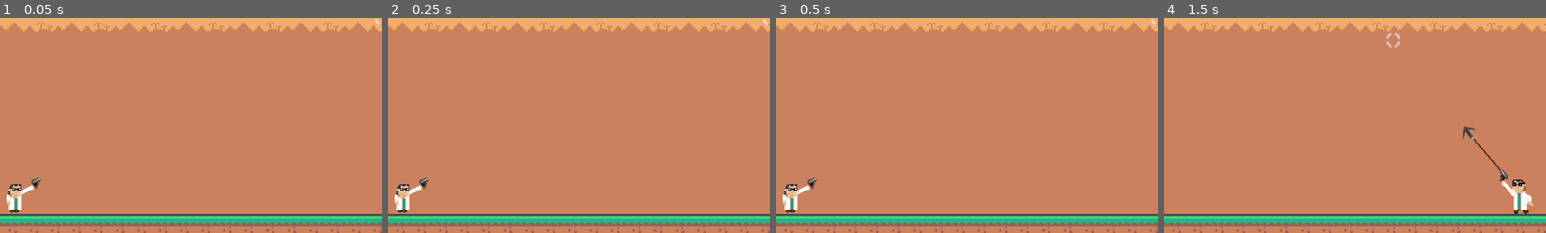
Above: before the commit, frames 1-4 (left to right).
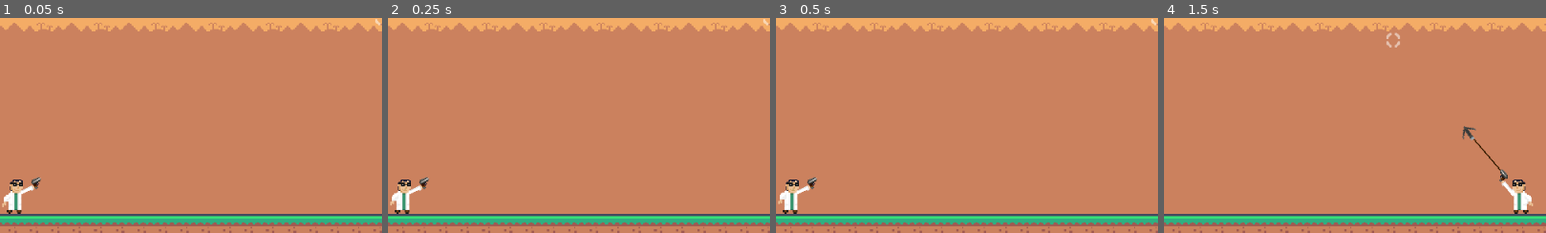
Above: after the commit, the same moments.

Repository: Royerino/Hooked-Up
Game: Godot game, scene res://levels/level_template.tscn
Same seed, same stepped clock (60 frames per second), same inputs: the game is played once before the commit and once after it.
Inputs (mouse positions are % of the whole screen's width and height, from its top left):
- Up to frame 1 (0.05 s): no input
- Up to frame 2 (0.25 s): no input
- Up to frame 3 (0.5 s): no input
- Up to frame 4 (1.5 s): move the mouse to (72, 45) at 0.52 s; hold Right (move_right) from 0.53 s (still down); tap Space (jump) at 0.6, 0.77, 1.07 s; move the mouse to (30, 55) at 1.27 s; click (30, 55) at 1.35 s
The pictures show only the part of the screen within x 0-50%, y 50-100%; the shares and areas given below are measured in that part.

The runs differ from the first frame. In frame 1, 0.4% of the frame differs, in the area x 0-6%, y 75-92%; in frame 2, 0.4%; in frame 3, 0.4%; in frame 4, nothing differs.

Commit message:
feat(jugador): añadida animación idle

Diff:
--- a/player/ganchez.gd
+++ b/player/ganchez.gd
@@ -42,13 +42,11 @@
 
 func _process(_delta: float) -> void:
 	if velocity.x != 0 and is_on_floor():
-		$Body.animation = "walk"
-		$Body.play()
+		$Body.play("walk")
 	elif !is_on_floor():
-		$Body.animation = "jump"
-		$Body.play()
+		$Body.play("jump")
 	else:
-		$Body.stop()
+		$Body.play("idle")
 
 	var mouse_pos = get_global_mouse_position()
 	_flip_char_on_mouse_pos(mouse_pos)
--- a/player/ganchez.tscn
+++ b/player/ganchez.tscn
@@ -4,6 +4,7 @@
 [ext_resource type="Texture2D" uid="uid://cn77pq0a2e1my" path="res://assets/player/ganchez-walk-noarm-spritesheet.png" id="1_y7ihl"]
 [ext_resource type="Texture2D" uid="uid://y863wwgg58h8" path="res://assets/player/ganchez-jump-noarm-spritesheet.png" id="2_23fuw"]
 [ext_resource type="Texture2D" uid="uid://d1mcpgu7m0r25" path="res://assets/player/ganchez-right-arm.png" id="2_cluk8"]
+[ext_resource type="Texture2D" uid="uid://sf5e4rvphp2n" path="res://assets/player/ganchez-idle-noarm-spritesheet.png" id="2_mfogd"]
 [ext_resource type="Texture2D" uid="uid://cxbkvxgnf4l58" path="res://assets/player/gancho-spritesheet.png" id="3_tyywi"]
 [ext_resource type="Texture2D" uid="uid://cjoxxtcrq1k8j" path="res://assets/player/rope.png" id="4_4scst"]
 [ext_resource type="Texture2D" uid="uid://c7xoutsxnuie3" path="res://assets/player/gun.png" id="4_tyywi"]
@@ -15,6 +16,26 @@
 [sub_resource type="RectangleShape2D" id="RectangleShape2D_jvnar"]
 size = Vector2(32, 29)
 
+[sub_resource type="AtlasTexture" id="AtlasTexture_mfogd"]
+atlas = ExtResource("2_mfogd")
+region = Rect2(0, 0, 32, 32)
+
+[sub_resource type="AtlasTexture" id="AtlasTexture_487ob"]
+atlas = ExtResource("2_mfogd")
+region = Rect2(32, 0, 32, 32)
+
+[sub_resource type="AtlasTexture" id="AtlasTexture_06jn4"]
+atlas = ExtResource("2_mfogd")
+region = Rect2(64, 0, 32, 32)
+
+[sub_resource type="AtlasTexture" id="AtlasTexture_ekty2"]
+atlas = ExtResource("2_mfogd")
+region = Rect2(96, 0, 32, 32)
+
+[sub_resource type="AtlasTexture" id="AtlasTexture_dxaja"]
+atlas = ExtResource("2_mfogd")
+region = Rect2(128, 0, 32, 32)
+
 [sub_resource type="AtlasTexture" id="AtlasTexture_omhox"]
 atlas = ExtResource("2_23fuw")
 region = Rect2(0, 0, 32, 32)
@@ -53,6 +74,26 @@
 
 [sub_resource type="SpriteFrames" id="SpriteFrames_jvnar"]
 animations = [{
+"frames": [{
+"duration": 1.0,
+"texture": SubResource("AtlasTexture_mfogd")
+}, {
+"duration": 1.0,
+"texture": SubResource("AtlasTexture_487ob")
+}, {
+"duration": 1.0,
+"texture": SubResource("AtlasTexture_06jn4")
+}, {
+"duration": 1.0,
+"texture": SubResource("AtlasTexture_ekty2")
+}, {
+"duration": 1.0,
+"texture": SubResource("AtlasTexture_dxaja")
+}],
+"loop": 1,
+"name": &"idle",
+"speed": 5.0
+}, {
 "frames": [{
 "duration": 1.0,
 "texture": SubResource("AtlasTexture_omhox")
@@ -105,7 +146,7 @@
 [node name="Body" type="AnimatedSprite2D" parent="." unique_id=2027633116]
 z_index = 2
 sprite_frames = SubResource("SpriteFrames_jvnar")
-animation = &"jump"
+animation = &"idle"
 
 [node name="WeaponPivot" type="Node2D" parent="." unique_id=1881269194]
 position = Vector2(3, -7)
Binary file added: assets/player/ganchez-idle-noarm-spritesheet.png
Not shown, added: assets/player/ganchez-idle-noarm-spritesheet.png.import
